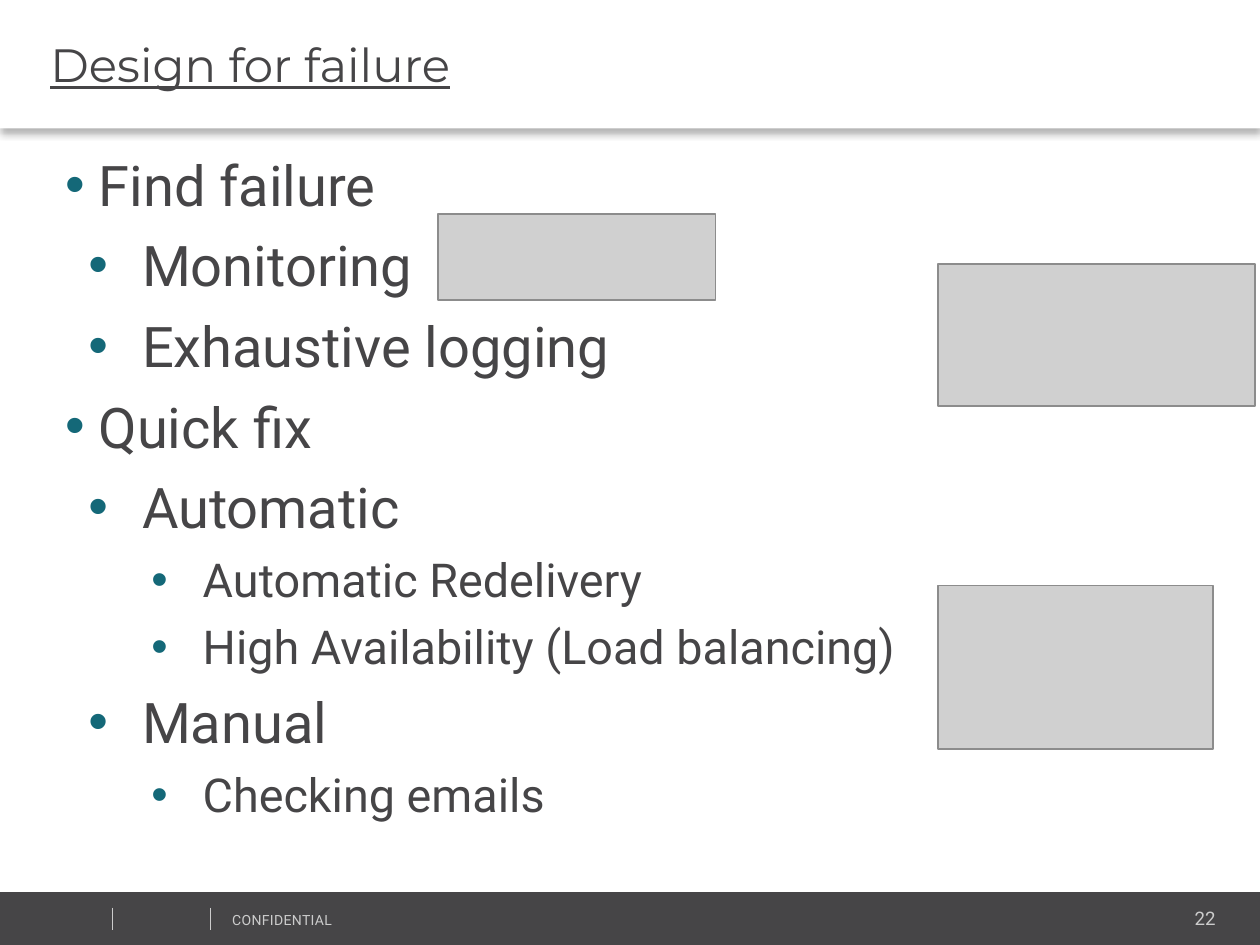
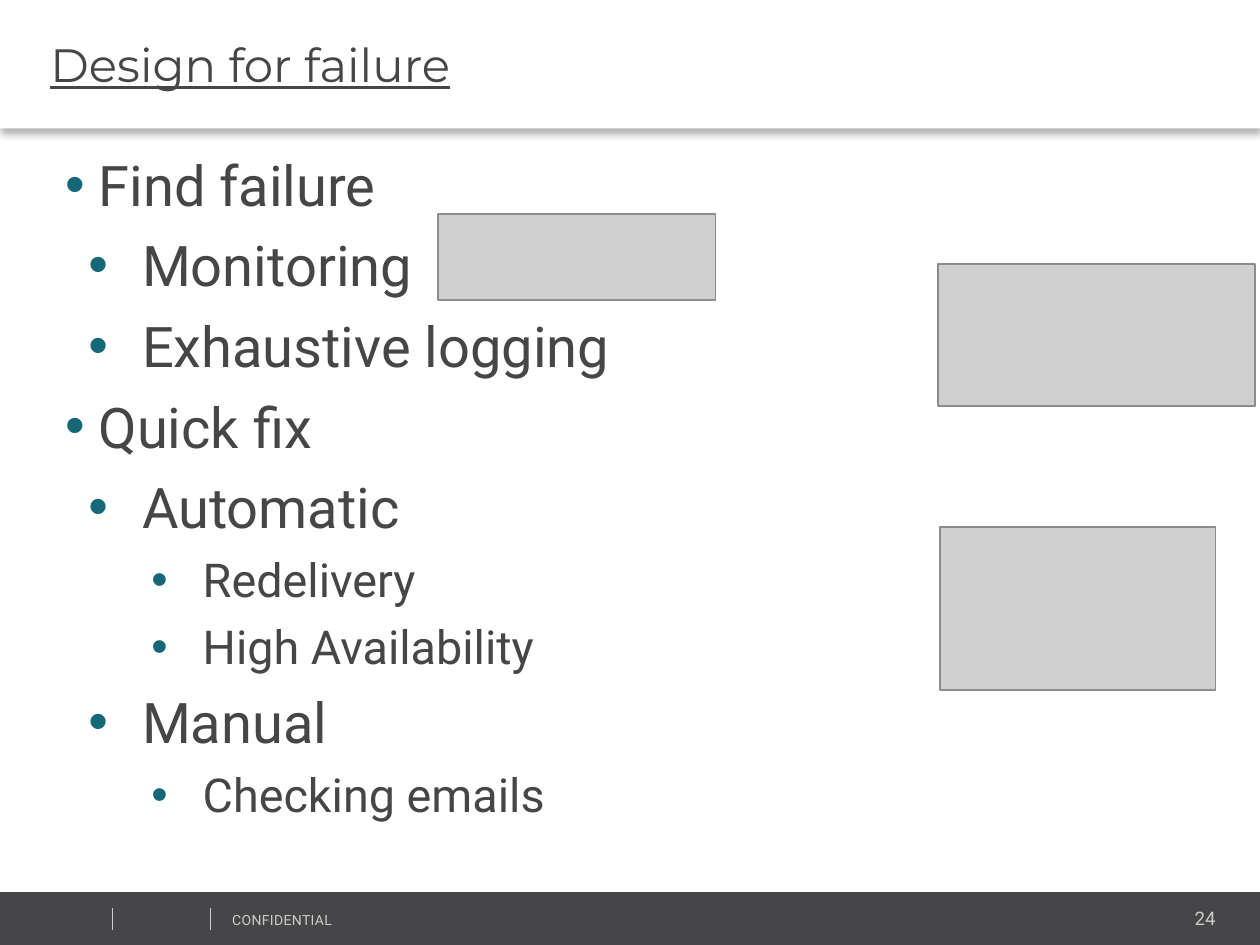
Before and after one commit to vitali-kviatkouski/personal, a slide deck: slide 24 of MicroservicesITWeek2017.pptx (slide 22 before the commit). Drawn at 1260x945 pixels with LibreOffice and Linux fonts; fonts in the diff are those of the drawing; grey boxes stand for pictures; background and template pictures are left out. Boxes give left, top, right and bottom in pixels: in the first picture for what was removed or moved away, otherwise in the second. Text is boxed around its words. In the diff, an @@ line names an element or a change of style, - is before the commit and + after.

```diff
--- a/MicroservicesITWeek2017.pptx
+++ b/MicroservicesITWeek2017.pptx
@@ picture: place and size @@
-picture at (937,585,1213,748)
+picture at (941,528,1216,690)
@@ text at (203,562,534,674): text changed @@
-    • Automatic Redelivery
-    • High Availability (Load balancing)
+    • Redelivery
+    • High Availability
@@ page number at (1195,911,1216,925): text changed @@
-22
+24
```
Also in this commit, not shown: 4 other slides changed, 3 slides added, 1 other file.
